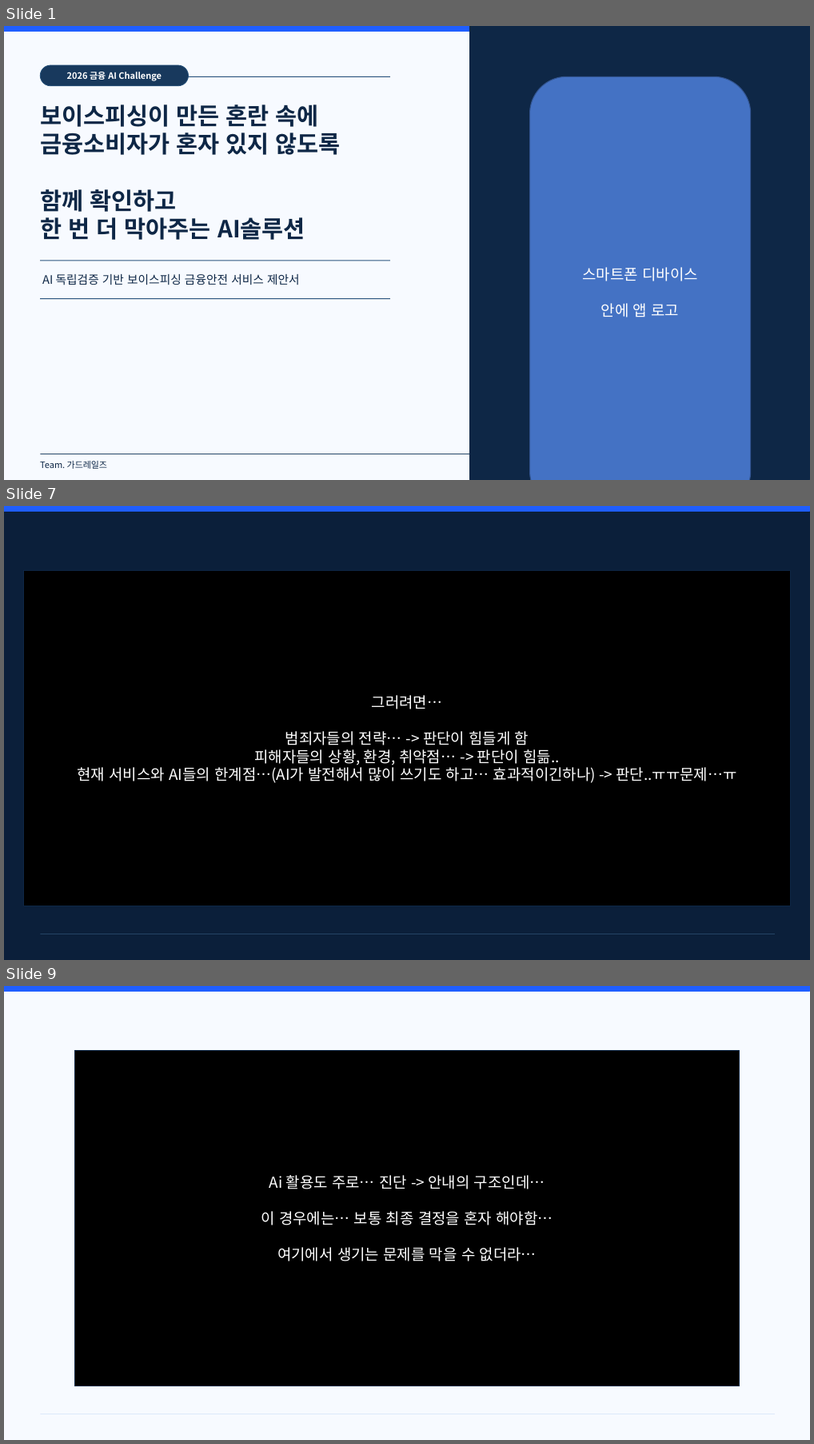
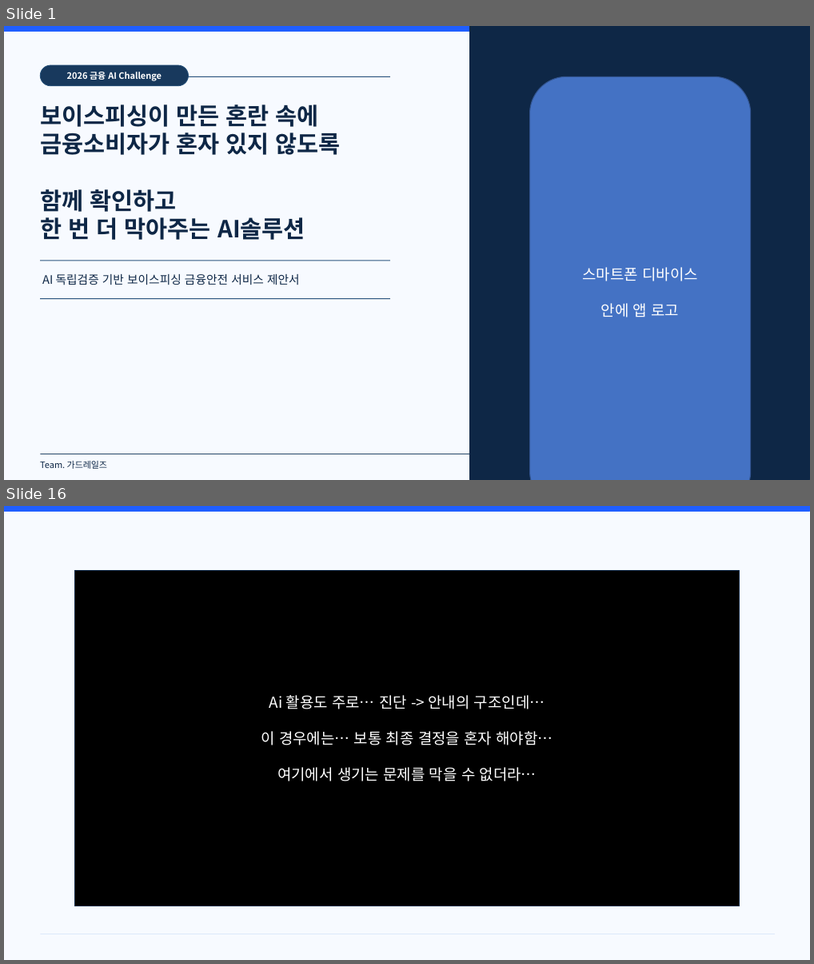
Before and after one commit to hamhj7694/AIXTeamProject2, a slide deck: 01_docs/01_proposal/01.frow/03_제안서 본작성.pptx. Shown one above the other, each under a label of ours: slides 1, 7 and 9 before the commit, slides 1 and 16 after it; the slides between them are not shown. The pictures are 814x1444 and 814x964 pixels, drawn with LibreOffice and Linux fonts; fonts in the diff are those of the drawing. Boxes give left, top, right and bottom in pixels: in the first picture for what was removed or moved away, otherwise in the second. Text is boxed around its words. In the diff, an @@ line names an element or a change of style, - is before the commit and + after.

```diff
--- a/01_docs/01_proposal/01.frow/03_제안서 본작성.pptx
+++ b/01_docs/01_proposal/01.frow/03_제안서 본작성.pptx
@@ slide 7 removed at bbox=[4, 506, 810, 960], background #0B1F3A; not listed: 2 template elements that a slide beside it also shows @@
@@ rectangle removed at bbox=[23, 570, 791, 906] @@
-그러려면…
-범죄자들의 전략… -> 판단이 힘들게 함
-피해자들의 상황, 환경, 취약점… -> 판단이 힘듦..
-현재 서비스와 AI들의 한계점…(AI가 발전해서 많이 쓰기도 하고… 효과적이긴하나) -> 판단..ㅠㅠ문제…ㅠ
@@ what was slide 9 is now slide 16 @@
```
Also in this commit, not shown: 8 slides changed, 4 slides added, 2 other slides removed, 2 other files.
